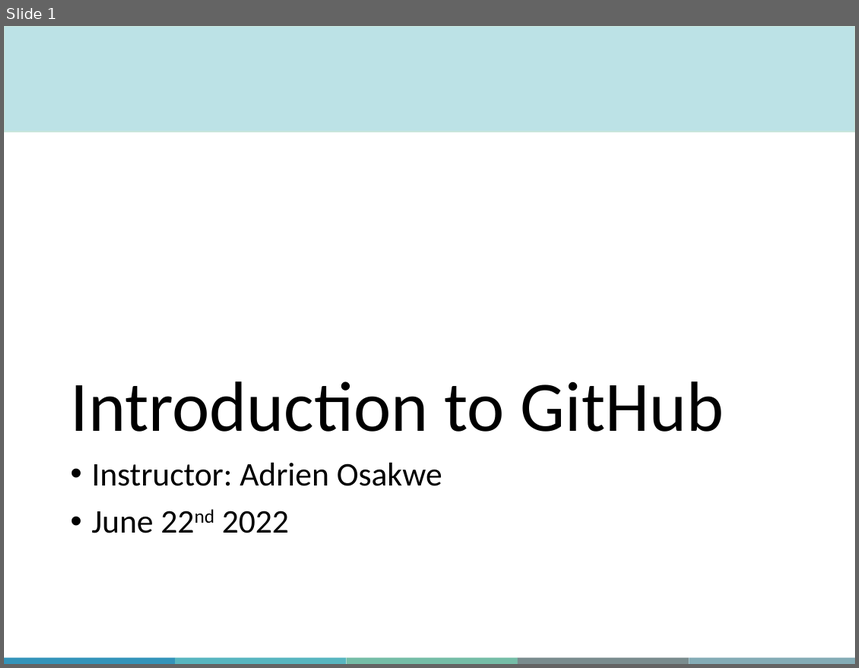
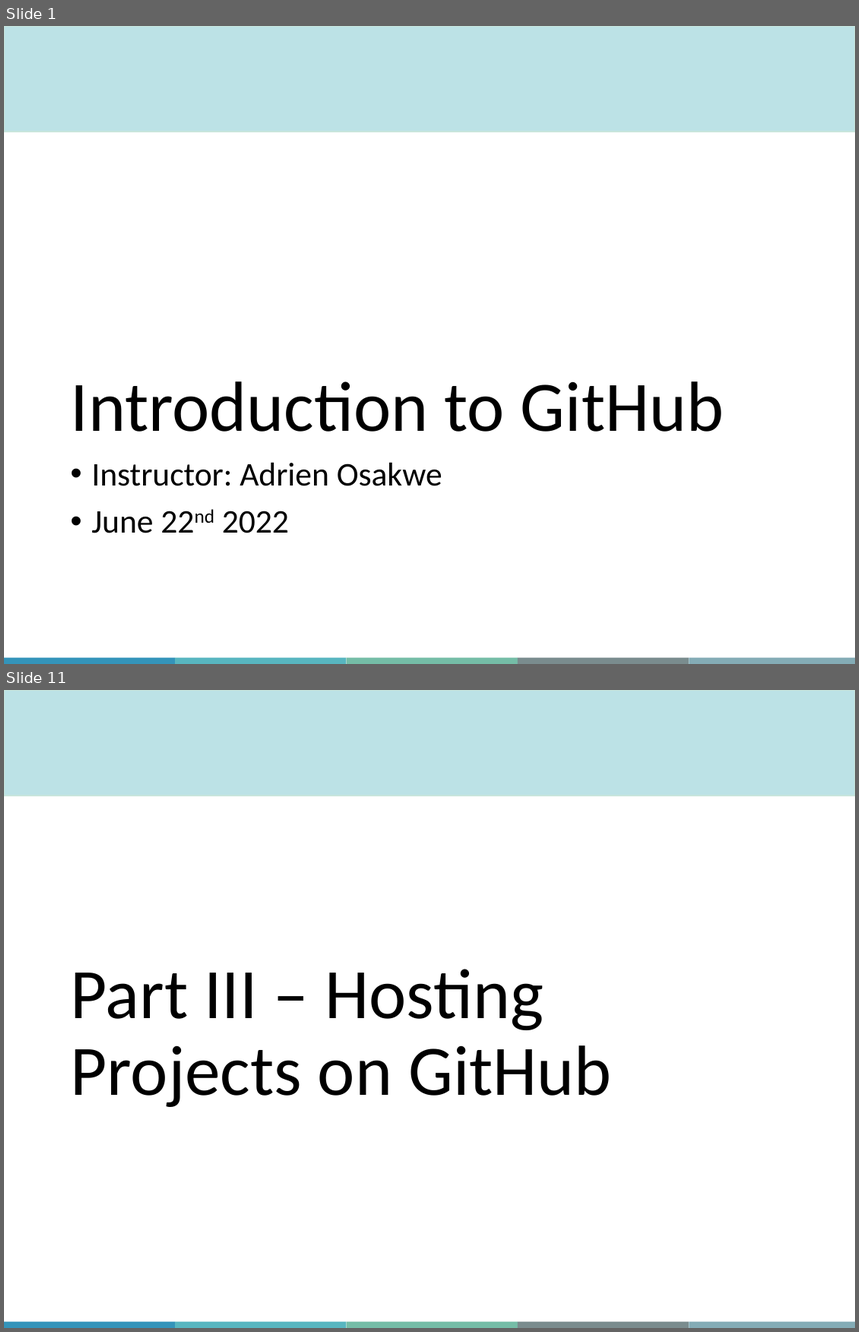
Before and after one commit to aosakwe/MiCM_IntroToGitHub, a slide deck: Slides/MiCM_GitHub_Workshop.pptx. Shown one above the other, each under a label of ours: slide 1 before the commit, slides 1 and 11 after it; the slides between them are not shown. The pictures are 859x668 and 859x1332 pixels, drawn with LibreOffice and Linux fonts; fonts in the diff are those of the drawing; background and template pictures are left out. Boxes give left, top, right and bottom in pixels: in the first picture for what was removed or moved away, otherwise in the second. Text is boxed around its words. In the diff, an @@ line names an element or a change of style, - is before the commit and + after.

```diff
--- a/Slides/MiCM_GitHub_Workshop.pptx
+++ b/Slides/MiCM_GitHub_Workshop.pptx
@@ slide 11 added at box(4, 690, 855, 1328), background #FFFFFF; not listed: 6 template elements that a slide beside it also shows @@
@@ title added at box(71, 969, 612, 1107), 60 pt, text #000000 @@
+Part III – Hosting Projects on GitHub
```
Also in this commit, not shown: 3 slides changed, 5 other slides added, 2 slides removed, 2 other files.
